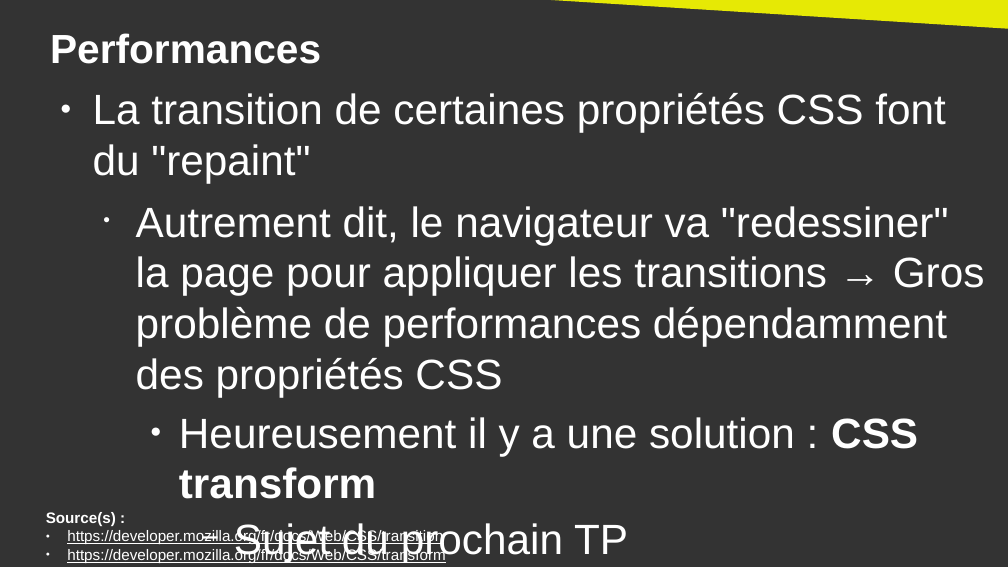
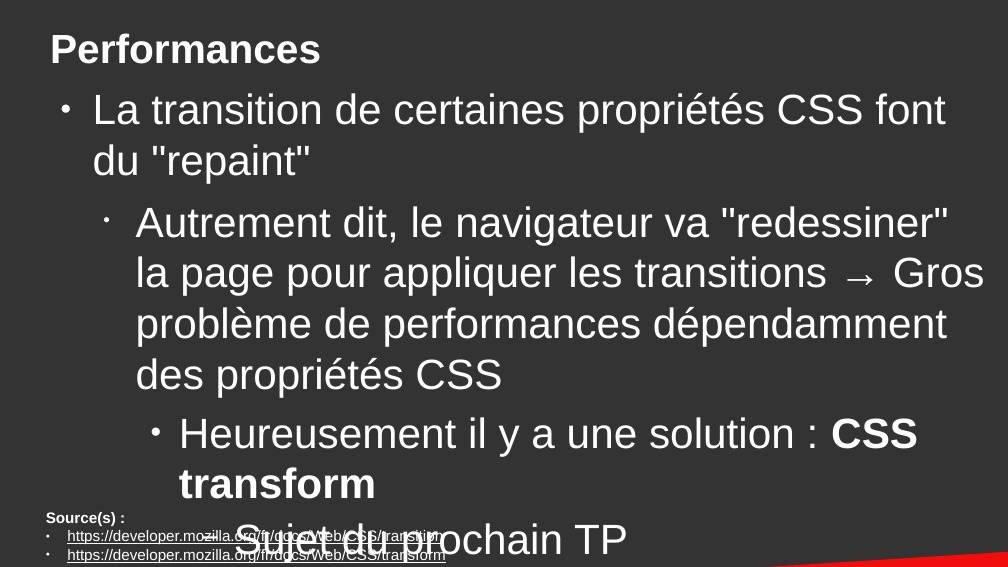
Before and after one commit to DanYellow/cours, a slide deck: slide 46 of integration-web-s2/travaux-pratiques/numero-2/presentation.odp (slide 43 before the commit). Drawn at 1008x567 pixels with LibreOffice and Linux fonts; fonts in the diff are those of the drawing. Boxes give left, top, right and bottom in pixels: in the first picture for what was removed or moved away, otherwise in the second. Text is boxed around its words. In the diff, an @@ line names an element or a change of style, - is before the commit and + after.

```diff
--- a/integration-web-s2/travaux-pratiques/numero-2/presentation.odp
+++ b/integration-web-s2/travaux-pratiques/numero-2/presentation.odp
@@ right triangle removed at [488,0,1008,29] @@
@@ right triangle added at [581,546,1008,567], fill #F10D0C @@
```
Also in this commit, not shown: 1 other slide changed, 3 slides added, 1 other file.
